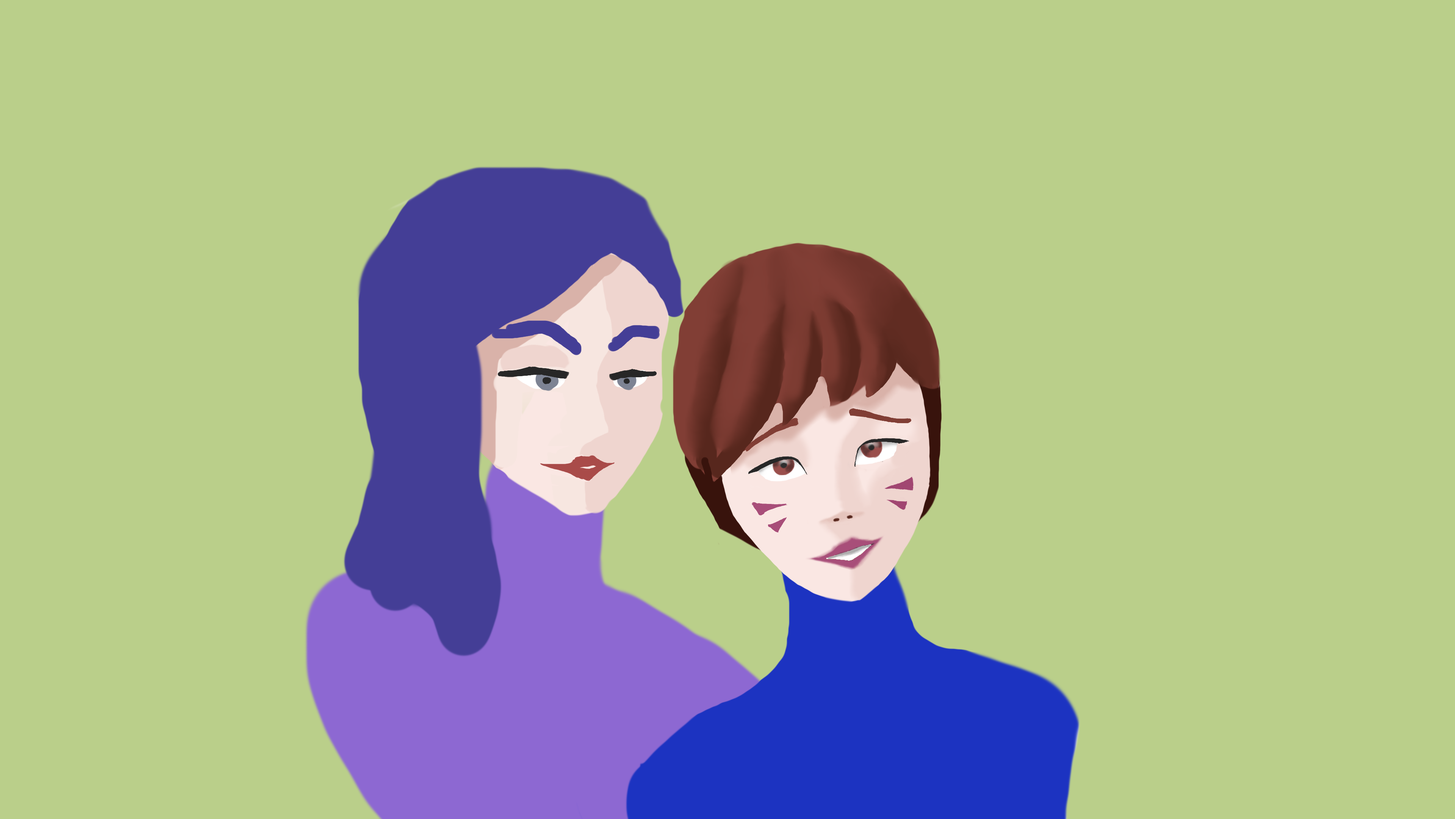
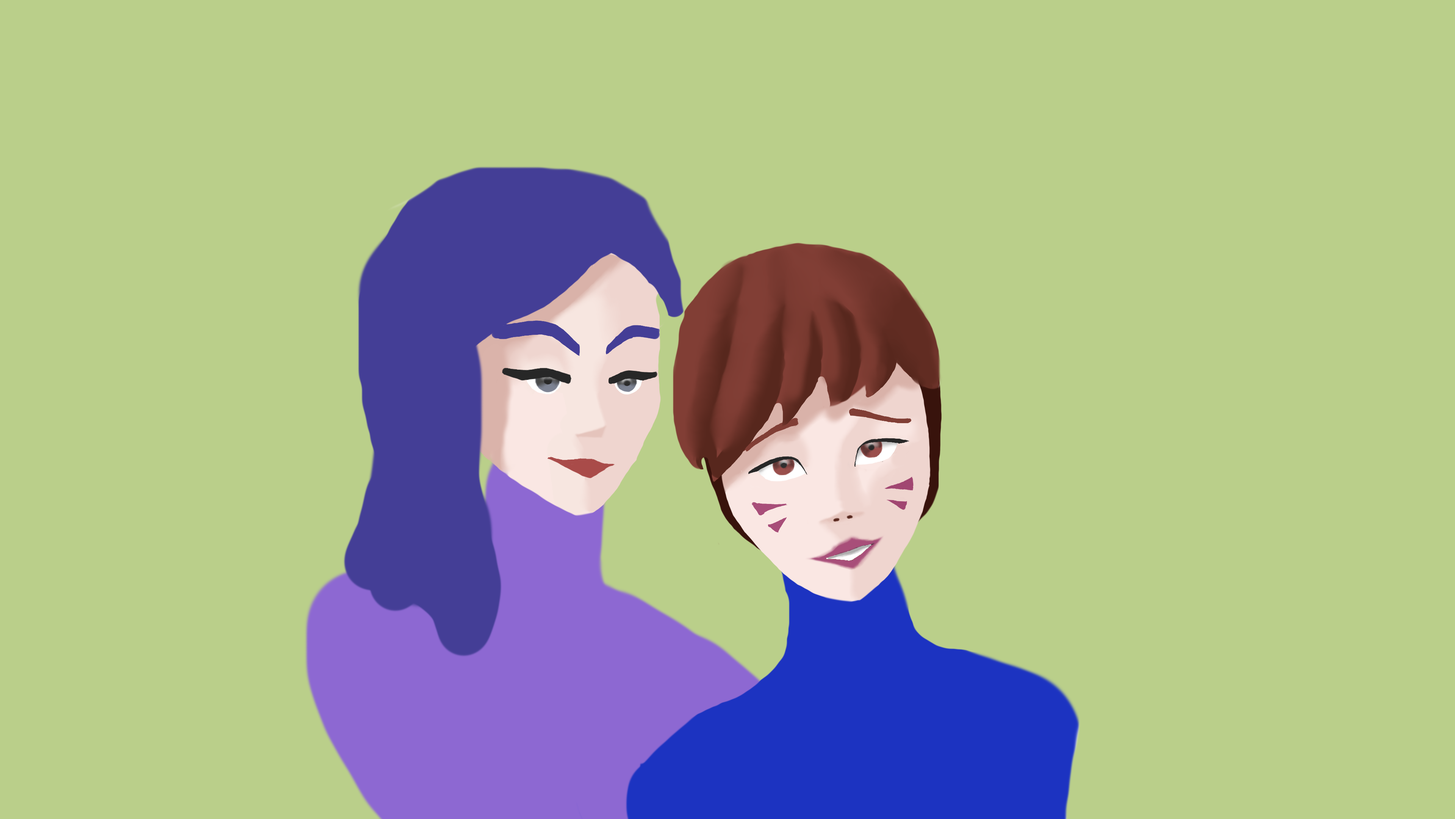
Before/after of a w=1455, h=819 layered artwork. What changed in the layer stack:
painted on "Hair" (1st of 2, in "D.va") over [485, 258, 898, 551]
painted on "Pupils" (1st of 2, in "D.va") over [533, 388, 898, 486]
painted on "Eyeballs" (1st of 2, in "D.va") over [533, 412, 898, 510]
painted on "Skin" (1st of 2, in "D.va") over [509, 291, 898, 551]
painted on "Body" (1st of 2, in "D.va") over [483, 258, 898, 551]
painted on "Hair back" over [509, 363, 898, 551]
painted on "Facial" (2nd of 2, in "D.mon") over [483, 291, 898, 534]
painted on "Pupils" (2nd of 2, in "D.mon") over [533, 339, 801, 437]
painted on "Eyeballs" (2nd of 2, in "D.mon") over [509, 339, 801, 437]
painted on "Hair" (2nd of 2, in "D.mon") over [483, 258, 898, 551]
painted on "Skin" (2nd of 2, in "D.mon") over [483, 258, 898, 551]
painted on "Body" (2nd of 2, in "D.mon") over [483, 412, 898, 551]
painted on "Background" over [483, 258, 898, 551]
